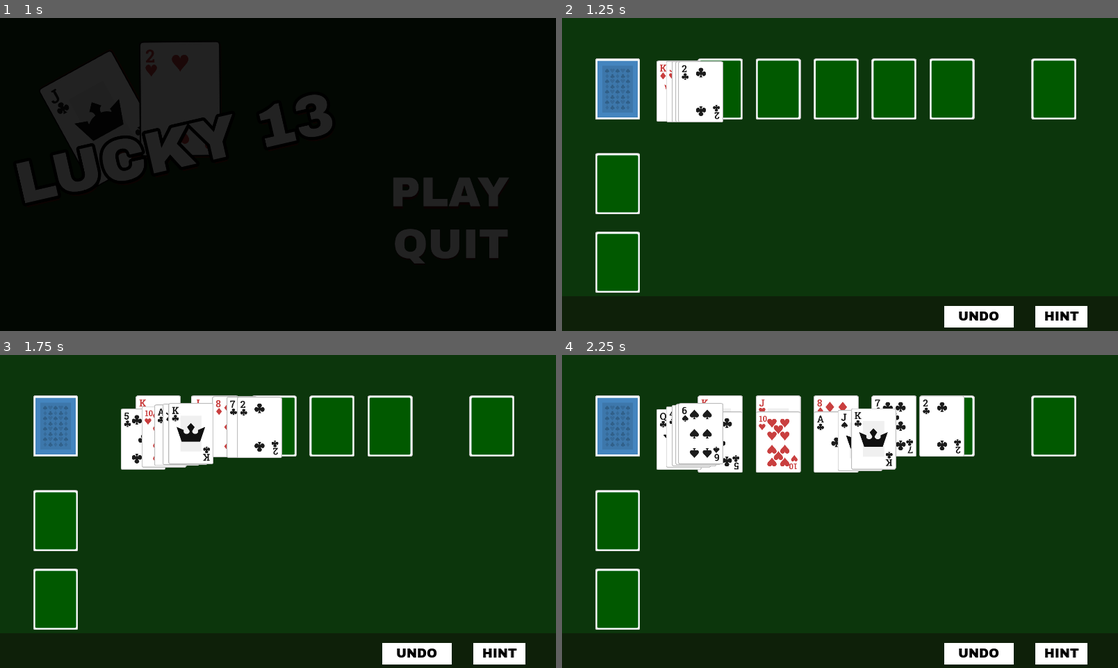
Above: before the commit, frames 1-4 (two rows, left to right).
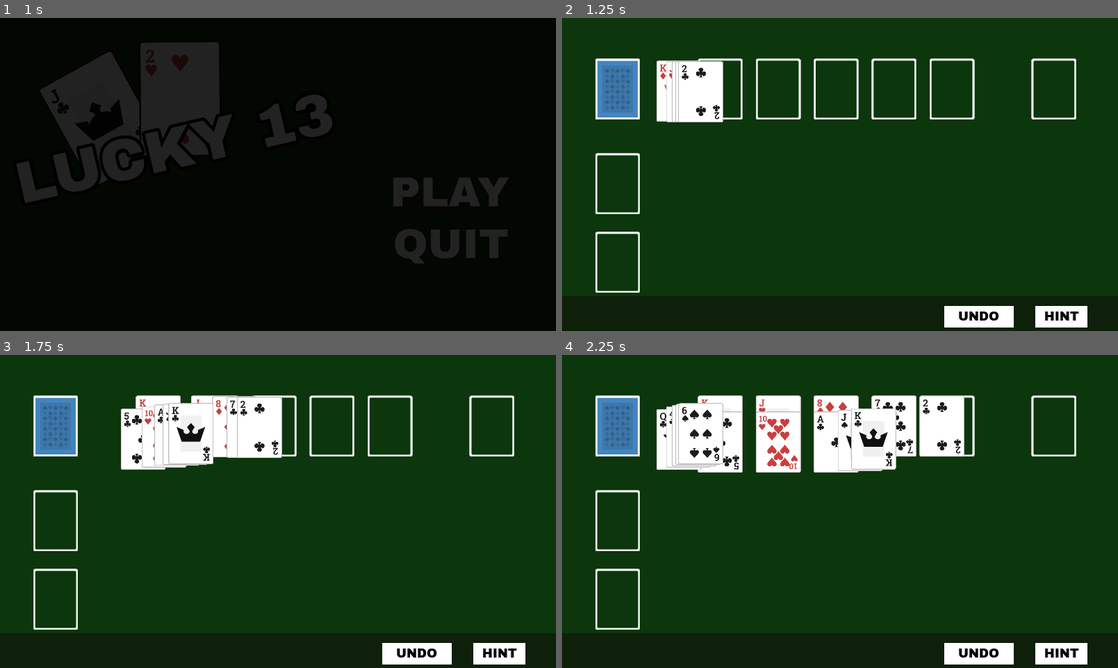
Above: after the commit, the same moments.

Repository: tcfitzgerald/lucky-13
Game: Godot game, scene res://Menus/MainMenu.tscn
The game is run twice, just before and just after one commit, with the same random seed, the same clock (stepped at 60 frames per second) and the same inputs.
Inputs (mouse positions are in pixels of both pictures, inside the frame that each line leads up to):
- Up to frame 1 (1 s): click (461, 193) at 0.5 s
- Up to frame 2 (1.25 s): no input
- Up to frame 3 (1.75 s): click (55, 426) at 1.27 s
- Up to frame 4 (2.25 s): click (617, 426) at 2 s

Frame 1 is identical in both runs. In frame 2, 9.7% of the frame differs, in the area x 6-93%, y 13-88%; in frame 3, 6.9%; in frame 4, 4.2%.

Commit message:
A random commit of stuff that doesn't really go with any feature.  Thought I had already committed the card holder artwork change?

Diff:
--- a/Board/Board.gd
+++ b/Board/Board.gd
@@ -242,7 +242,6 @@
 	return _tableau_cards.size() > 0
 
 func _on_check_board_state() -> void:
-	print("check board state")
 	if !tableaus_have_cards() and deck.get_card_count() == 0:
 		gameover("win")
 
Binary file changed: Card/Images/cardHolder.png
